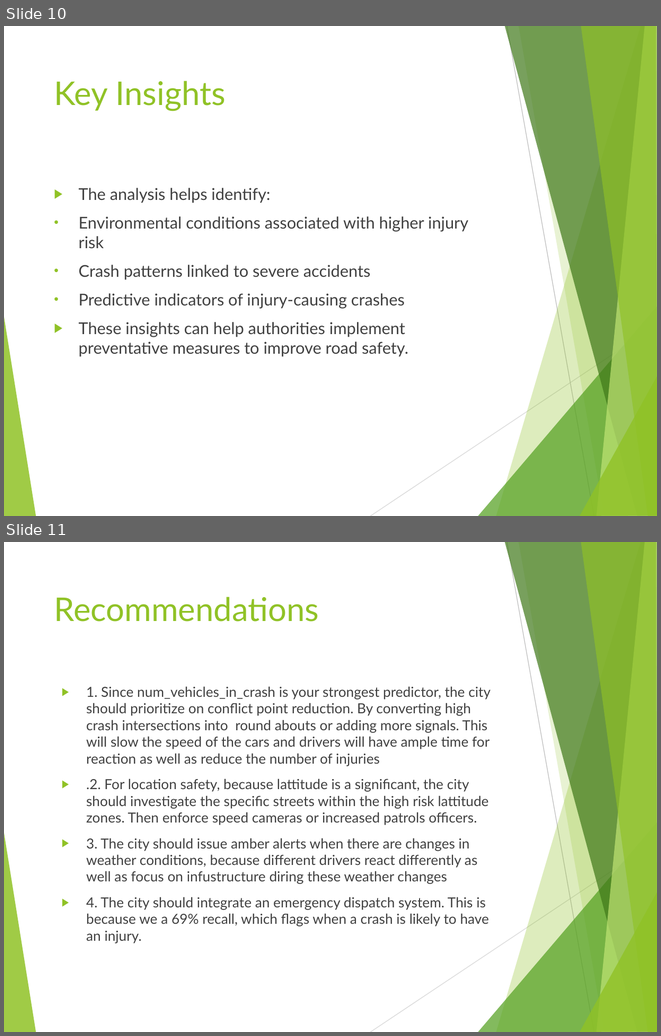
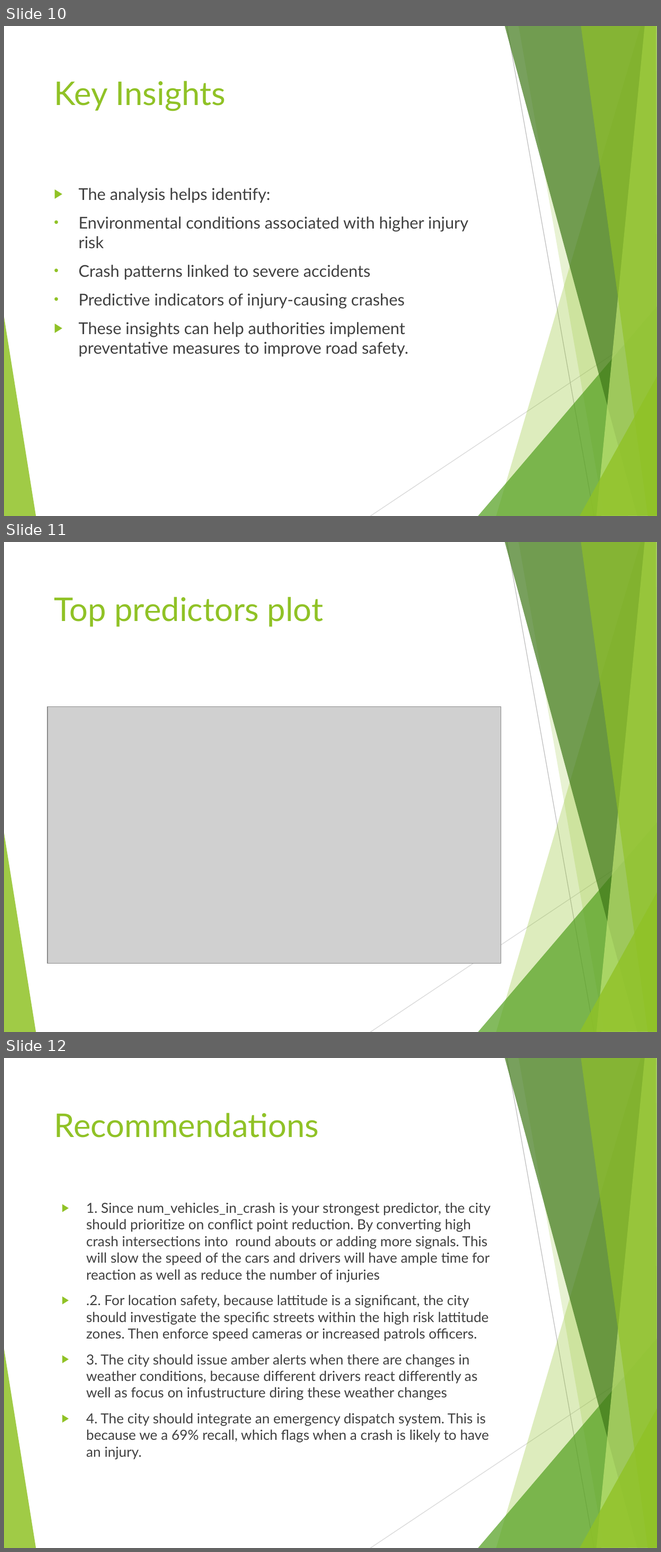
Before and after one commit to Grace-Neema-bit/Chicago-Car-Crash-Prediction-and-Analysis, a slide deck: chicago_crash_presentation.pptx. Shown one above the other, each under a label of ours: slides 10 and 11 before the commit, slides 10, 11 and 12 after it. The pictures are 661x1036 and 661x1552 pixels, drawn with LibreOffice and Linux fonts; fonts in the diff are those of the drawing; grey boxes stand for pictures. Boxes give left, top, right and bottom in pixels: in the first picture for what was removed or moved away, otherwise in the second. Text is boxed around its words. In the diff, an @@ line names an element or a change of style, - is before the commit and + after.

Commit message:
powerpoint presentation document

```diff
--- a/chicago_crash_presentation.pptx
+++ b/chicago_crash_presentation.pptx
@@ slide 11 added at [4,542,657,1032], background #FFFFFF; not listed: 10 template elements that a slide beside it also shows @@
@@ title added at [54,597,323,627], 36 pt, text #90C226 @@
+Top predictors plot
@@ picture added at [48,706,501,963] @@
@@ what was slide 11 is now slide 12 @@
```
Also in this commit, not shown: 1 other file.
